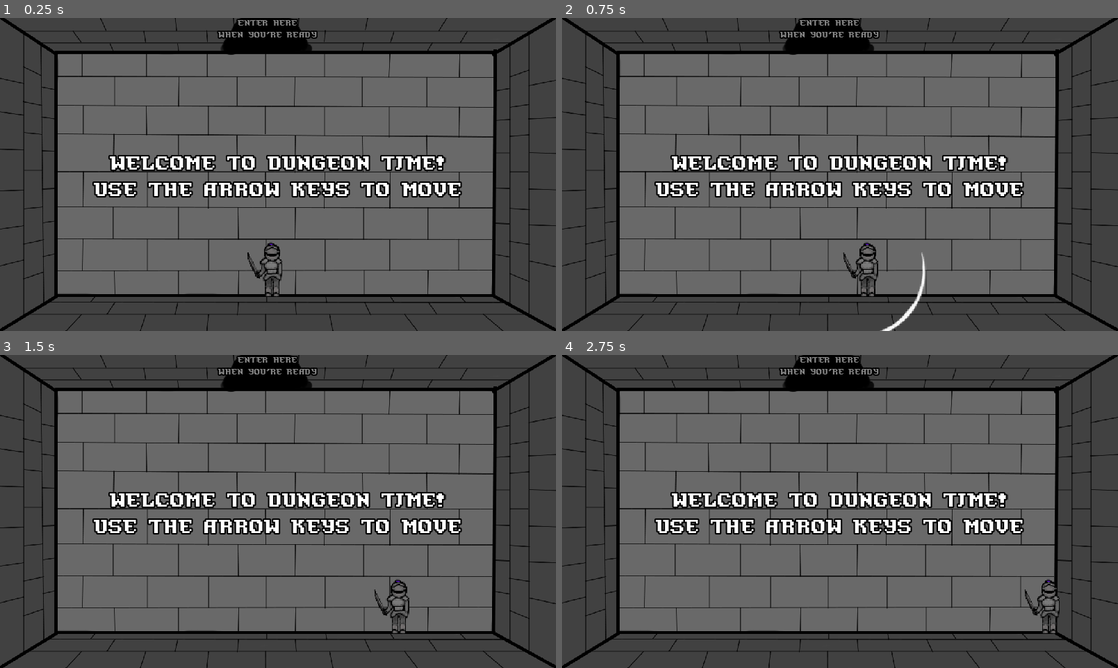
Above: before the commit, frames 1-4 (two rows, left to right).
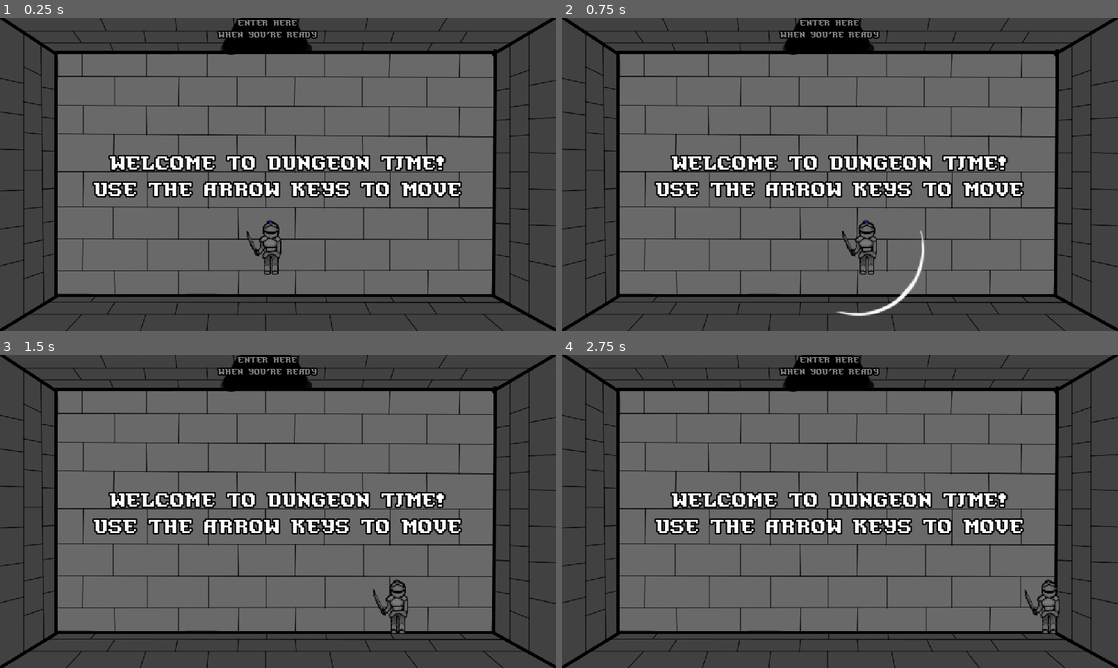
Above: after the commit, the same moments.

Repository: Damian-Wilding/DUNGEON_TIME
Game: Godot game, scene res://main.tscn
The game is run twice, just before and just after one commit, with the same random seed, the same clock (stepped at 60 frames per second) and the same inputs. The project has no main scene, so this scene is started directly.
Inputs:
- Up to frame 1 (0.25 s): no input
- Up to frame 2 (0.75 s): tap Enter at 0.5 s; hold Right (move_right) from 0.53 s (still down); hold Space (attack) from 0.53 s (still down)
- Up to frame 3 (1.5 s): release Right (move_right) at 1.28 s; release Space (attack) at 1.28 s; hold Down (move_down) from 1.28 s (still down); tap Space (attack) at 1.35 s
- Up to frame 4 (2.75 s): tap Space (attack) at 2 s; release Down (move_down) at 2.03 s; hold Right (move_right) from 2.03 s (still down); hold Space (attack) from 2.03 s (still down)

The runs differ from the first frame. In frame 1, 0.6% of the frame differs, in the area x 44-51%, y 64-89%; in frame 2, 1.1%, in the area x 49-66%, y 64-100%; in frame 3, 0.3%; in frame 4, nothing differs.

Commit message:
hearts exist now

Diff:
--- a/Main.gd
+++ b/Main.gd
@@ -27,10 +27,10 @@
 	$Player.position = Vector2(1152 - 150, 648/2)
 # Move the player through a door on the top side of the room.
 func _move_player_through_upper_door():
-	$Player.position.y -= 200
+	$Player.position.y -= 240
 # Move the player through a door on the bottom side of the room.
 func _move_player_through_lower_door():
-	$Player.position.y += 200
+	$Player.position.y += 240
 # Move the player through a door on the right side of the room.
 func _move_player_through_right_door():
 	$Player.position.x += 400
--- a/Player.gd
+++ b/Player.gd
@@ -2,6 +2,7 @@
 
 signal hit
 var speed = 350
+var hp
 var screen_size
 var is_player_attacking = false
 var is_attack_hitbox_rotated = false
@@ -23,6 +24,8 @@
 	$AttackHitboxParent.hide()
 	# Disable the player's attack hitbox.
 	$AttackHitboxParent/AttackHitbox.set_deferred("disabled", true)
+	# Give the player 5 hp.
+	hp = 5
 
 
 # Called every frame. 'delta' is the elapsed time since the previous frame.
--- a/Slime.gd
+++ b/Slime.gd
@@ -1,6 +1,7 @@
 extends CharacterBody2D
 
 var speed = 100
+@export var hp = 3
 @export var random_direction = randi_range(0, 4)
 @export var seconds_to_idle = 1
 @export var seconds_to_move = 1
@@ -24,6 +25,8 @@
 	$IdleTimer.start()
 	# Play the enemies idle animation.
 	$AnimatedSprite2D.play("idle")
+	# Set the enemy's hp.
+	hp = 3
 	# Set the enemy's boundaries if they have them.
 	if can_leave_room == false:
 		x_position = get_position().x
@@ -72,6 +75,16 @@
 		move_and_collide(velocity * delta)
 
 
+# This will be called when the enemy takes damage.
+func _take_damage():
+	# Check that the enemy has more than 1 hp.
+	if hp > 1:
+		hp -= 1
+	else:
+		# If the enemy has 1 hp or less, then they need to be killed (deleted).
+		queue_free()
+
+
 # This is called when the ememy's movement timer finishes.
 func _on_moving_timer_timeout():
 	# Set the enemy to be idle.
@@ -106,8 +119,8 @@
 	if body.name == "Player":
 		# Delete the player.
 		body.queue_free()
-		# Delete this enemy.
-		queue_free()
+		# Have the enemy take damage.
+		_take_damage()
 
 
 # This is called when an Area2D hitbox enters the enemy's hitbox
--- a/main.tscn
+++ b/main.tscn
@@ -19,7 +19,7 @@
 position = Vector2(0, -648)
 
 [node name="Room3" parent="." instance=ExtResource("4_bck3q")]
-position = Vector2(0, -1296)
+position = Vector2(-4, -1292)
 
 [node name="Room4" parent="." instance=ExtResource("5_t50an")]
 position = Vector2(0, -1944)
@@ -37,7 +37,7 @@
 position = Vector2(576, 324)
 
 [node name="Player" parent="." instance=ExtResource("3_khukx")]
-position = Vector2(553, 535)
+position = Vector2(551, 476)
 
 [connection signal="door1_entered" from="Room1" to="." method="_on_room_1_door_1_entered"]
 [connection signal="door2_entered" from="Room2" to="." method="_on_room_2_door_2_entered"]
--- a/main_2.tscn
+++ b/main_2.tscn
@@ -6,7 +6,15 @@
 [ext_resource type="PackedScene" uid="uid://blol4lgjo3fsx" path="res://campfire.tscn" id="3_ur330"]
 [ext_resource type="PackedScene" uid="uid://ckpobs07afjln" path="res://stairs.tscn" id="4_sroaa"]
 [ext_resource type="PackedScene" uid="uid://bx43digskdenw" path="res://slime.tscn" id="5_o1bkj"]
+[ext_resource type="Texture2D" uid="uid://d33nwx0acsre" path="res://assets/sprites/test_sprites/health_bar/base health sprites/0hearts.png" id="6_6w0ci"]
 [ext_resource type="Texture2D" uid="uid://dk1h3pbv2pdfo" path="res://assets/sprites/test_sprites/size_references.png" id="7_fbq8e"]
+[ext_resource type="Texture2D" uid="uid://bsn3173f61ekl" path="res://assets/sprites/test_sprites/health_bar/base health sprites/1hearts.png" id="7_t6qvj"]
+[ext_resource type="Texture2D" uid="uid://dkn7g1rgoc2m7" path="res://assets/sprites/test_sprites/health_bar/base health sprites/2hearts.png" id="8_yhp5n"]
+[ext_resource type="Texture2D" uid="uid://bs4loil5wlhx4" path="res://assets/sprites/test_sprites/health_bar/base health sprites/3hearts.png" id="9_jvm2m"]
+[ext_resource type="Texture2D" uid="uid://fvs8tdc2ccuq" path="res://assets/sprites/test_sprites/health_bar/base health sprites/4hearts.png" id="10_0yyx1"]
+[ext_resource type="Texture2D" uid="uid://c12fak85pl377" path="res://assets/sprites/test_sprites/health_bar/base health sprites/5hearts.png" id="11_xebb2"]
+[ext_resource type="Texture2D" uid="uid://dilrii7y58gi0" path="res://assets/sprites/test_sprites/health_bar/base health sprites/6hearts.png" id="12_ax28k"]
+[ext_resource type="Texture2D" uid="uid://brjl740kks271" path="res://assets/sprites/test_sprites/health_bar/base health sprites/7hearts.png" id="13_dlwx6"]
 
 [sub_resource type="RectangleShape2D" id="RectangleShape2D_r60sc"]
 size = Vector2(5745, 61)
@@ -37,6 +45,73 @@
 
 [sub_resource type="RectangleShape2D" id="RectangleShape2D_va5wx"]
 size = Vector2(60.75, 118)
+
+[sub_resource type="SpriteFrames" id="SpriteFrames_6b8j7"]
+animations = [{
+"frames": [{
+"duration": 1.0,
+"texture": ExtResource("6_6w0ci")
+}],
+"loop": true,
+"name": &"0 hearts",
+"speed": 5.0
+}, {
+"frames": [{
+"duration": 1.0,
+"texture": ExtResource("7_t6qvj")
+}],
+"loop": true,
+"name": &"1 hearts",
+"speed": 5.0
+}, {
+"frames": [{
+"duration": 1.0,
+"texture": ExtResource("8_yhp5n")
+}],
+"loop": true,
+"name": &"2 hearts",
+"speed": 5.0
+}, {
+"frames": [{
+"duration": 1.0,
+"texture": ExtResource("9_jvm2m")
+}],
+"loop": true,
+"name": &"3 hearts",
+"speed": 5.0
+}, {
+"frames": [{
+"duration": 1.0,
+"texture": ExtResource("10_0yyx1")
+}],
+"loop": true,
+"name": &"4 hearts",
+"speed": 5.0
+}, {
+"frames": [{
+"duration": 1.0,
+"texture": ExtResource("11_xebb2")
+}],
+"loop": true,
+"name": &"5 hearts",
+"speed": 5.0
+}, {
+"frames": [{
+"duration": 1.0,
+"texture": ExtResource("12_ax28k")
+}],
+"loop": true,
+"name": &"6 hearts",
+"speed": 5.0
+}, {
+"frames": [{
+"duration": 1.0,
+"texture": ExtResource("13_dlwx6")
+}],
+"loop": true,
+"name": &"7 hearts",
+"speed": 5.0
+}]
 
 [node name="Main2" type="Node"]
 
@@ -1042,6 +1117,13 @@
 [node name="Slime4" parent="FirstFloor/Enemies" instance=ExtResource("5_o1bkj")]
 position = Vector2(1563, 220)
 
+[node name="HUDManager" type="Node" parent="."]
+
+[node name="HealthBar" type="AnimatedSprite2D" parent="HUDManager"]
+position = Vector2(234, 623)
+sprite_frames = SubResource("SpriteFrames_6b8j7")
+animation = &"5 hearts"
+
 [node name="Player" parent="." instance=ExtResource("2_wbsnl")]
 position = Vector2(576, 324)
 metadata/_edit_group_ = true
@@ -1050,7 +1132,8 @@
 position = Vector2(576, 324)
 
 [node name="Sprite2D" type="Sprite2D" parent="."]
-position = Vector2(1027, 523)
+visible = false
+position = Vector2(257, 475)
 texture = ExtResource("7_fbq8e")
 centered = false
 
--- a/room_4.tscn
+++ b/room_4.tscn
@@ -69,7 +69,7 @@
 [node name="CollisionShape2D5" type="CollisionShape2D" parent="Walls"]
 light_mask = 8
 visibility_layer = 17
-position = Vector2(89, 468)
+position = Vector2(89, 513)
 rotation = 1.5708
 shape = SubResource("RectangleShape2D_2ce11")
 debug_color = Color(0.952941, 0, 0.290196, 0.419608)
@@ -77,7 +77,7 @@
 [node name="CollisionShape2D7" type="CollisionShape2D" parent="Walls"]
 light_mask = 8
 visibility_layer = 17
-position = Vector2(88, 181)
+position = Vector2(88, 136)
 rotation = 1.5708
 shape = SubResource("RectangleShape2D_2ce11")
 debug_color = Color(0.952941, 0, 0.290196, 0.419608)
@@ -85,7 +85,7 @@
 [node name="CollisionShape2D6" type="CollisionShape2D" parent="Walls"]
 light_mask = 8
 visibility_layer = 17
-position = Vector2(1053, 468)
+position = Vector2(1053, 489)
 rotation = 1.5708
 shape = SubResource("RectangleShape2D_0vbjg")
 debug_color = Color(0.952941, 0, 0.290196, 0.419608)
@@ -93,7 +93,7 @@
 [node name="CollisionShape2D8" type="CollisionShape2D" parent="Walls"]
 light_mask = 8
 visibility_layer = 17
-position = Vector2(1053, 181)
+position = Vector2(1053, 139)
 rotation = 1.5708
 shape = SubResource("RectangleShape2D_0vbjg")
 debug_color = Color(0.952941, 0, 0.290196, 0.419608)
Binary file added: assets/sprites/test_sprites/health_bar/base health sprites/0hearts.png
Not shown, added: assets/sprites/test_sprites/health_bar/base health sprites/0hearts.png.import
Binary file added: assets/sprites/test_sprites/health_bar/base health sprites/1hearts.png
Not shown, added: assets/sprites/test_sprites/health_bar/base health sprites/1hearts.png.import
Binary file added: assets/sprites/test_sprites/health_bar/base health sprites/2hearts.png
Not shown, added: assets/sprites/test_sprites/health_bar/base health sprites/2hearts.png.import
Binary file added: assets/sprites/test_sprites/health_bar/base health sprites/3hearts.png
Not shown, added: assets/sprites/test_sprites/health_bar/base health sprites/3hearts.png.import
Binary file added: assets/sprites/test_sprites/health_bar/base health sprites/4hearts.png
Not shown, added: assets/sprites/test_sprites/health_bar/base health sprites/4hearts.png.import
Binary file added: assets/sprites/test_sprites/health_bar/base health sprites/5hearts.png
Not shown, added: assets/sprites/test_sprites/health_bar/base health sprites/5hearts.png.import
(and 5 more such lines)
